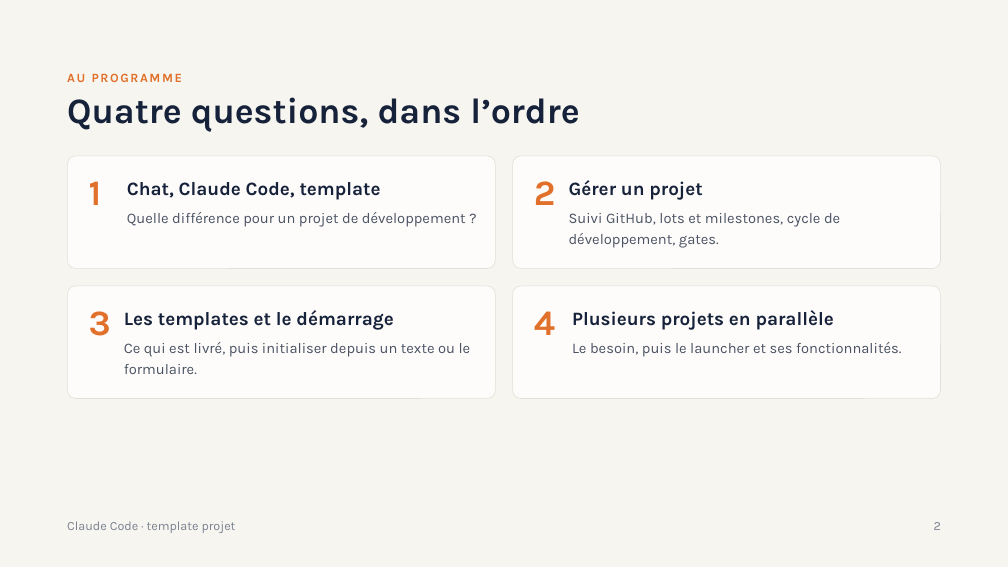
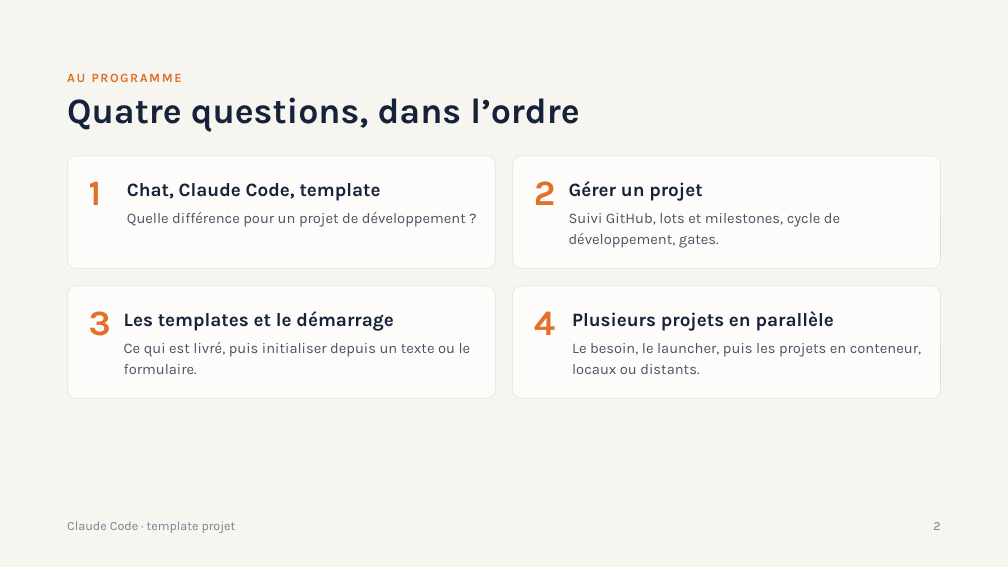
Before and after one commit to CCoupel/Claude-Launcher, a slide deck: slide 2 of Claude Code et le template projet.pptx. Drawn at 1008x567 pixels with LibreOffice and Linux fonts; fonts in the diff are those of the drawing. Boxes give left, top, right and bottom in pixels: in the first picture for what was removed or moved away, otherwise in the second. Text is boxed around its words. In the diff, an @@ line names an element or a change of style, - is before the commit and + after.

```diff
--- a/Claude Code et le template projet.pptx
+++ b/Claude Code et le template projet.pptx
@@ outline #E1DFD7 0.5 pt to #E1DFD7 0.51 pt in 4 elements at (67,156,495,268), (513,156,941,268), (67,286,495,399), (513,286,941,399) @@
@@ text at (572,343,921,374): text changed @@
-Le besoin, puis le launcher et ses fonctionnalités.
+Le besoin, le launcher, puis les projets en conteneur, locaux ou distants.
```
Also in this commit, not shown: 16 other slides changed, 6 slides added, 1 other file.
